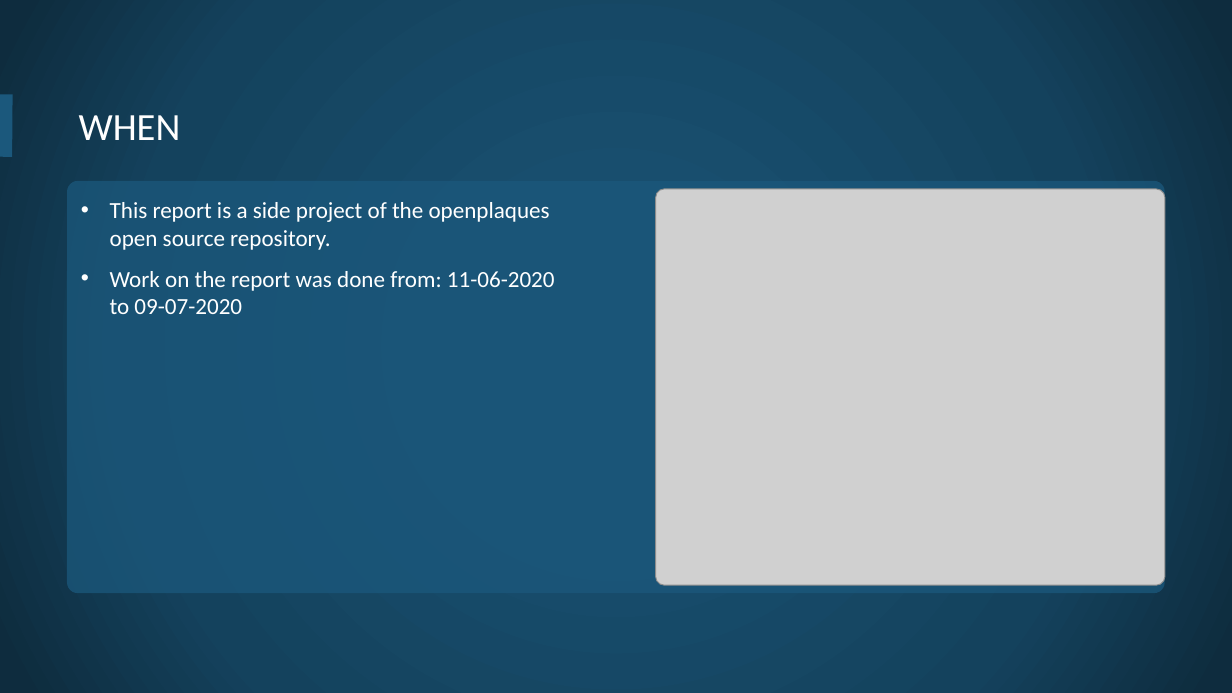
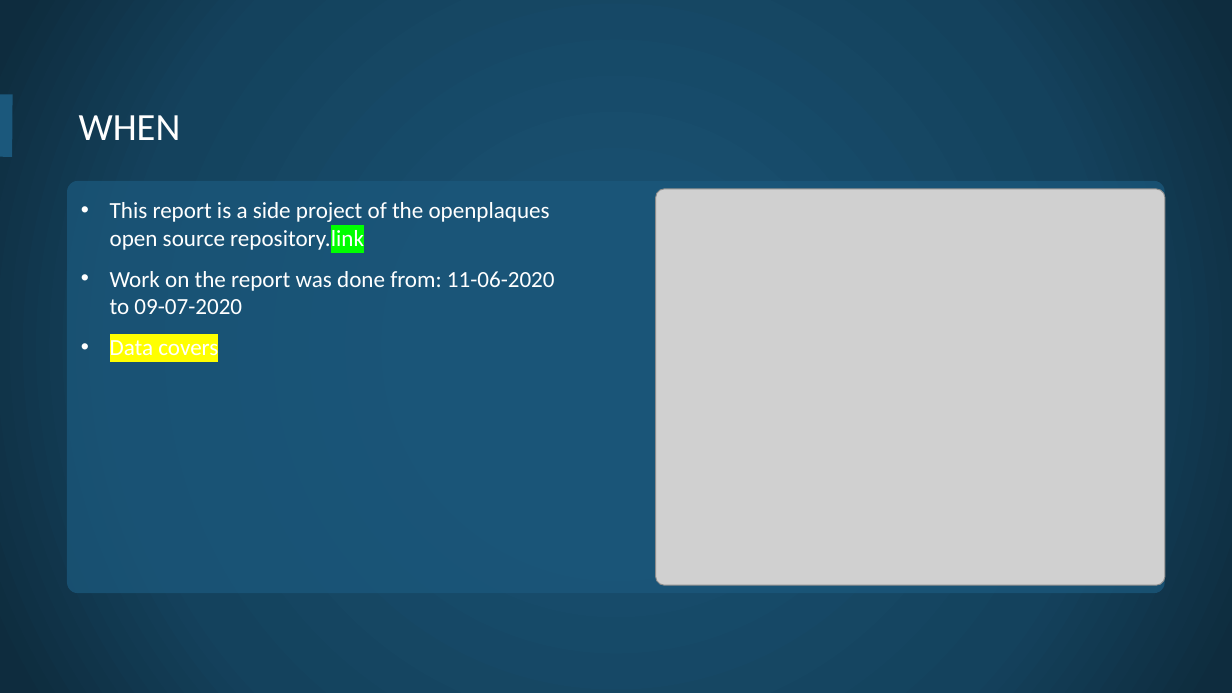
Before and after one commit to openheritage/open-plaques-diversity, a slide deck: slide 5 of The diversity of plaques in London.pptx. Drawn at 1232x693 pixels with LibreOffice and Linux fonts; fonts in the diff are those of the drawing; grey boxes stand for pictures; background and template pictures are left out. Boxes give left, top, right and bottom in pixels: in the first picture for what was removed or moved away, otherwise in the second. Text is boxed around its words. In the diff, an @@ line names an element or a change of style, - is before the commit and + after.

```diff
--- a/The diversity of plaques in London.pptx
+++ b/The diversity of plaques in London.pptx
@@ text at (110,202,550,253): text changed @@
-• This report is a side project of the openplaques open source repository.
+• This report is a side project of the openplaques open source repository.link
@@ text at (110,340,218,355): paragraph added @@
+• Data covers
```
Also in this commit, not shown: 7 other slides changed, 1 slide added.
